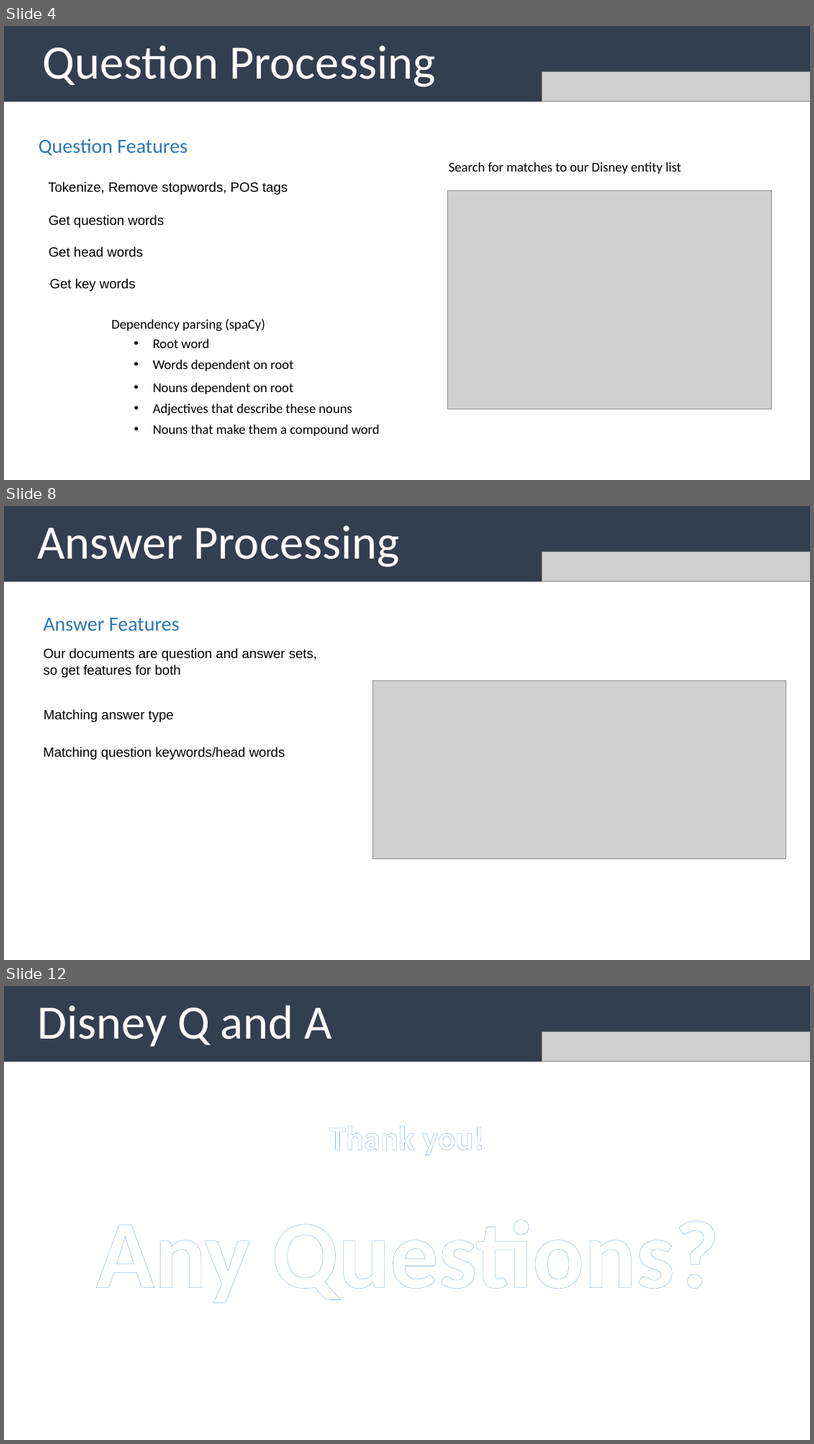
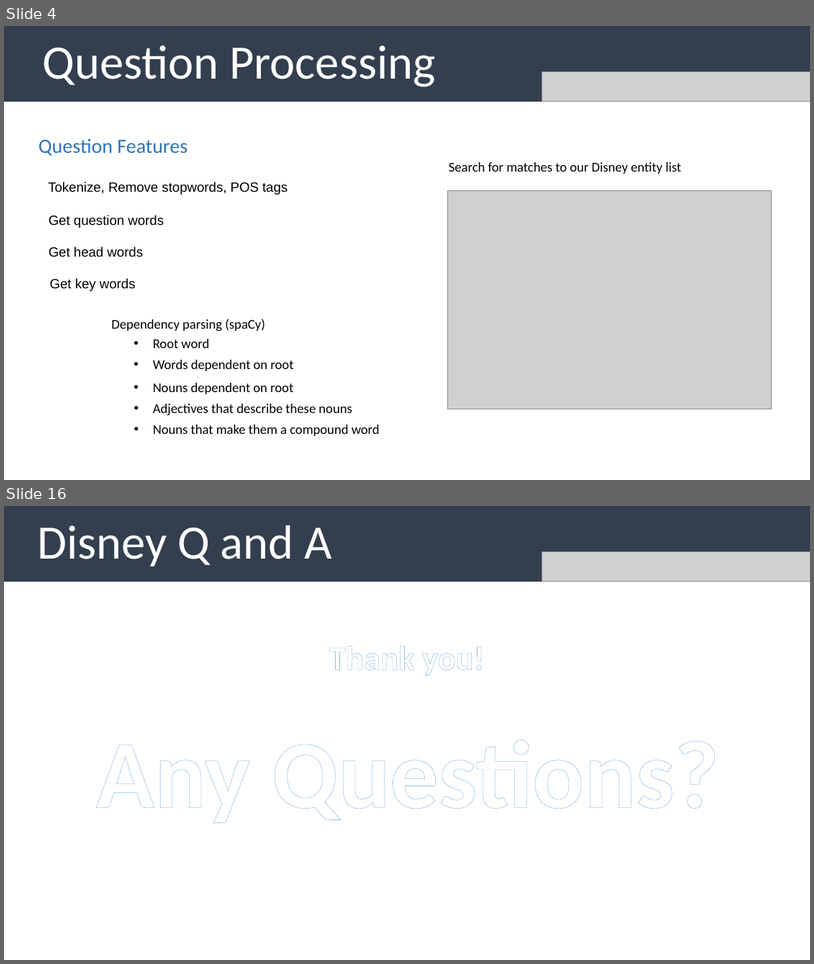
Before and after one commit to uabinf/nlp-group-project-fall-2020-disneyqanda, a slide deck: disneyqanda.pptx. Shown one above the other, each under a label of ours: slides 4, 8 and 12 before the commit, slides 4 and 16 after it; the slides between them are not shown. The pictures are 814x1444 and 814x964 pixels, drawn with LibreOffice and Linux fonts; fonts in the diff are those of the drawing; grey boxes stand for pictures. Boxes give left, top, right and bottom in pixels: in the first picture for what was removed or moved away, otherwise in the second. Text is boxed around its words. In the diff, an @@ line names an element or a change of style, - is before the commit and + after.

```diff
--- a/disneyqanda.pptx
+++ b/disneyqanda.pptx
@@ slide 8 removed at (4,506,810,960), background #FFFFFF @@
@@ rectangle removed at (4,506,810,582) @@
-Answer Processing
@@ picture removed at (543,552,810,582) @@
@@ text removed at (44,618,180,631) @@
-Answer Features
@@ text removed at (44,648,317,677) @@
-Our documents are question and answer sets, so get features for both
@@ picture removed at (373,681,786,859) @@
@@ text removed at (44,709,174,722) @@
-Matching answer type
@@ text removed at (43,746,286,759) @@
-Matching question keywords/head words
@@ what was slide 12 is now slide 16 @@
```
Also in this commit, not shown: 3 slides changed, 8 slides added, 3 other slides removed.
